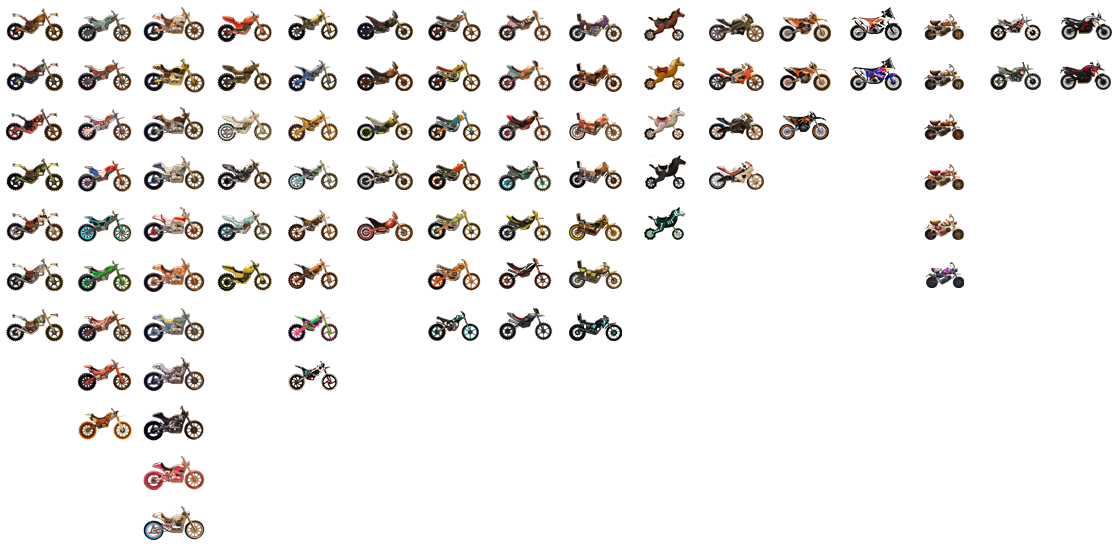
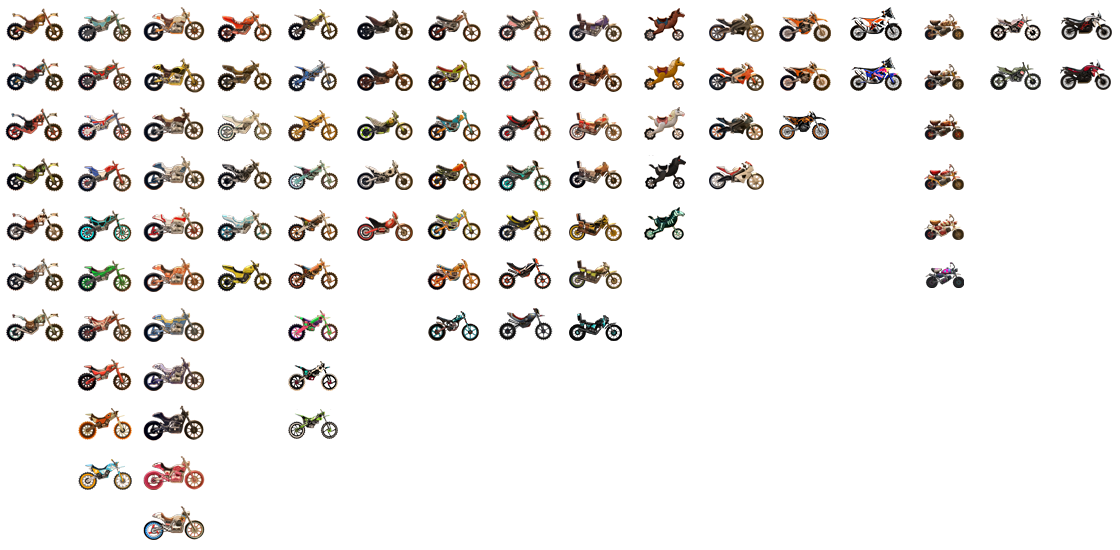
Layer changes from the first 1120 x 550 image to the second:
painted on "tango" over 78, 459, 132, 490
painted on "mantis" over 288, 409, 338, 439
